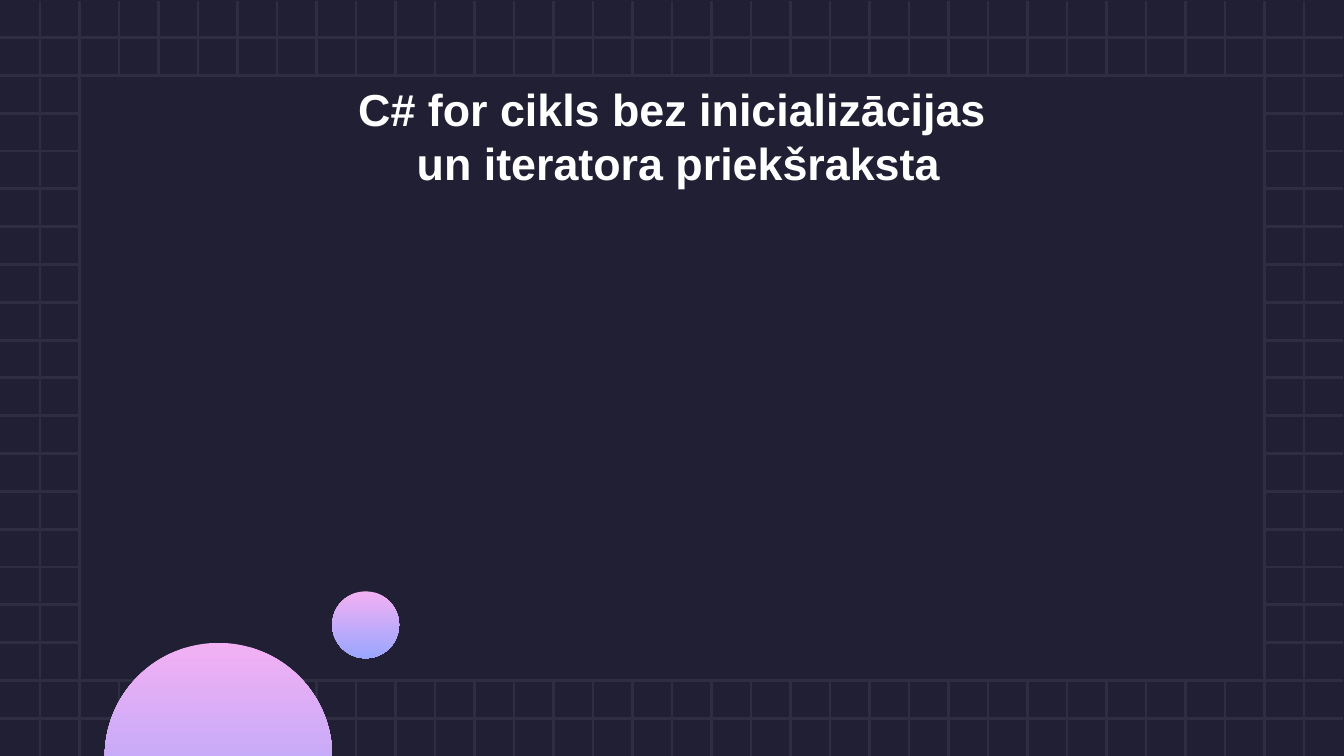
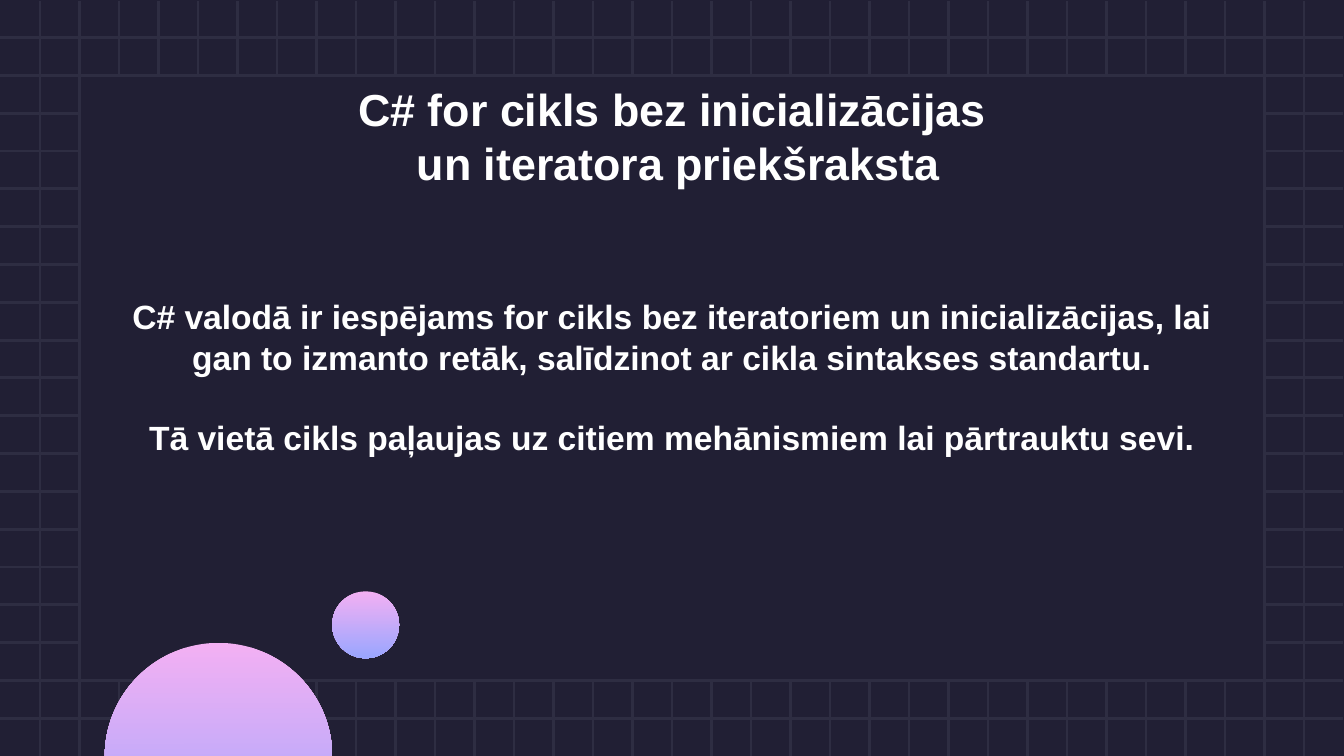
Before and after one commit to RoseU22/Eksamens_Sist_Prog, a slide deck: slide 12 of Cikls ar skaitītāju strādājot ar C#.pptx. Drawn at 1344x756 pixels with LibreOffice and Linux fonts; fonts in the diff are those of the drawing. Boxes give left, top, right and bottom in pixels: in the first picture for what was removed or moved away, otherwise in the second. Text is boxed around its words. In the diff, an @@ line names an element or a change of style, - is before the commit and + after.

```diff
--- a/Cikls ar skaitītāju strādājot ar C#.pptx
+++ b/Cikls ar skaitītāju strādājot ar C#.pptx
@@ text added at (132, 304, 1210, 457), 18 pt, text #FFFFFF, bold @@
+C# valodā ir iespējams for cikls bez iteratoriem un inicializācijas, lai gan to izmanto retāk, salīdzinot ar cikla sintakses standartu.
+Tā vietā cikls paļaujas uz citiem mehānismiem lai pārtrauktu sevi.
```
Also in this commit, not shown: 7 other slides changed, 5 slides added, 19 slides removed, 2 other files.
